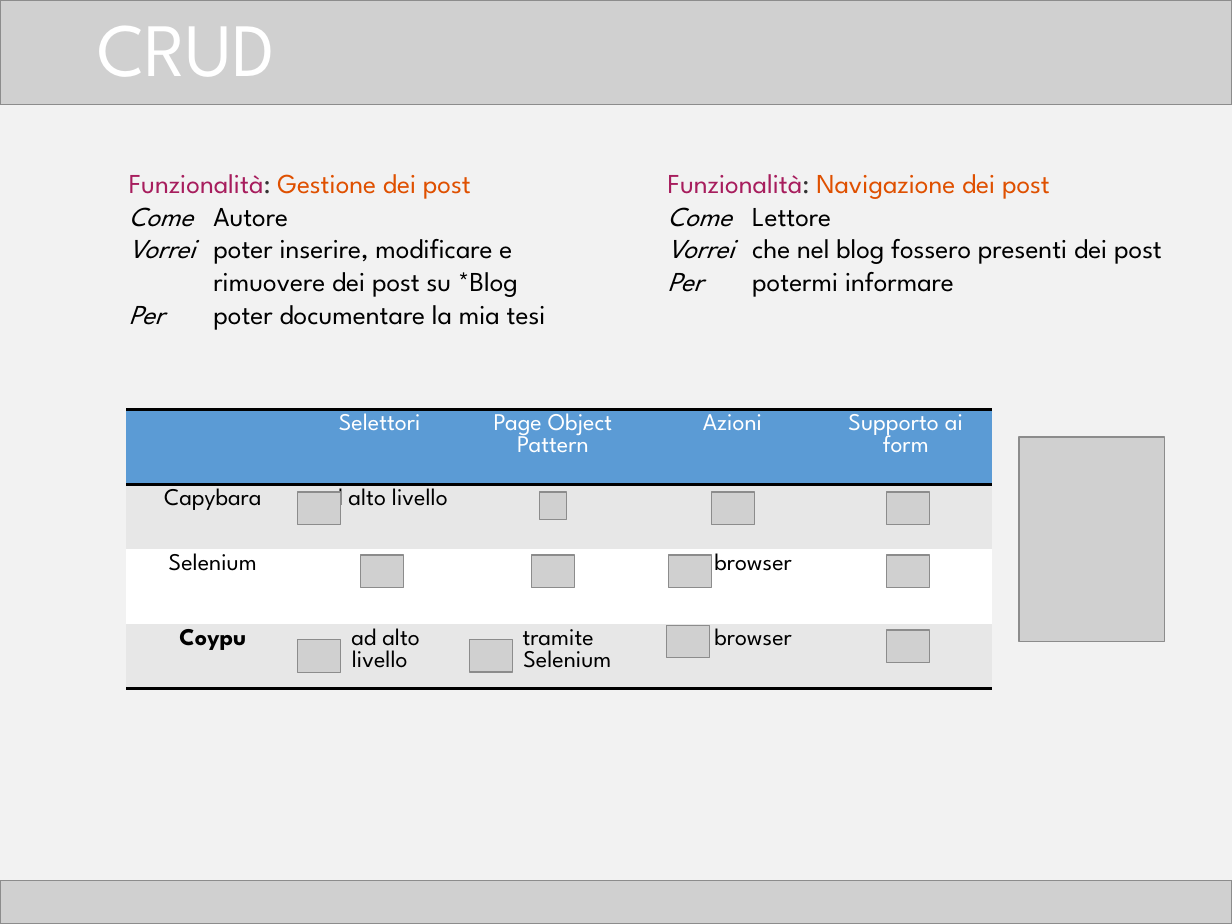
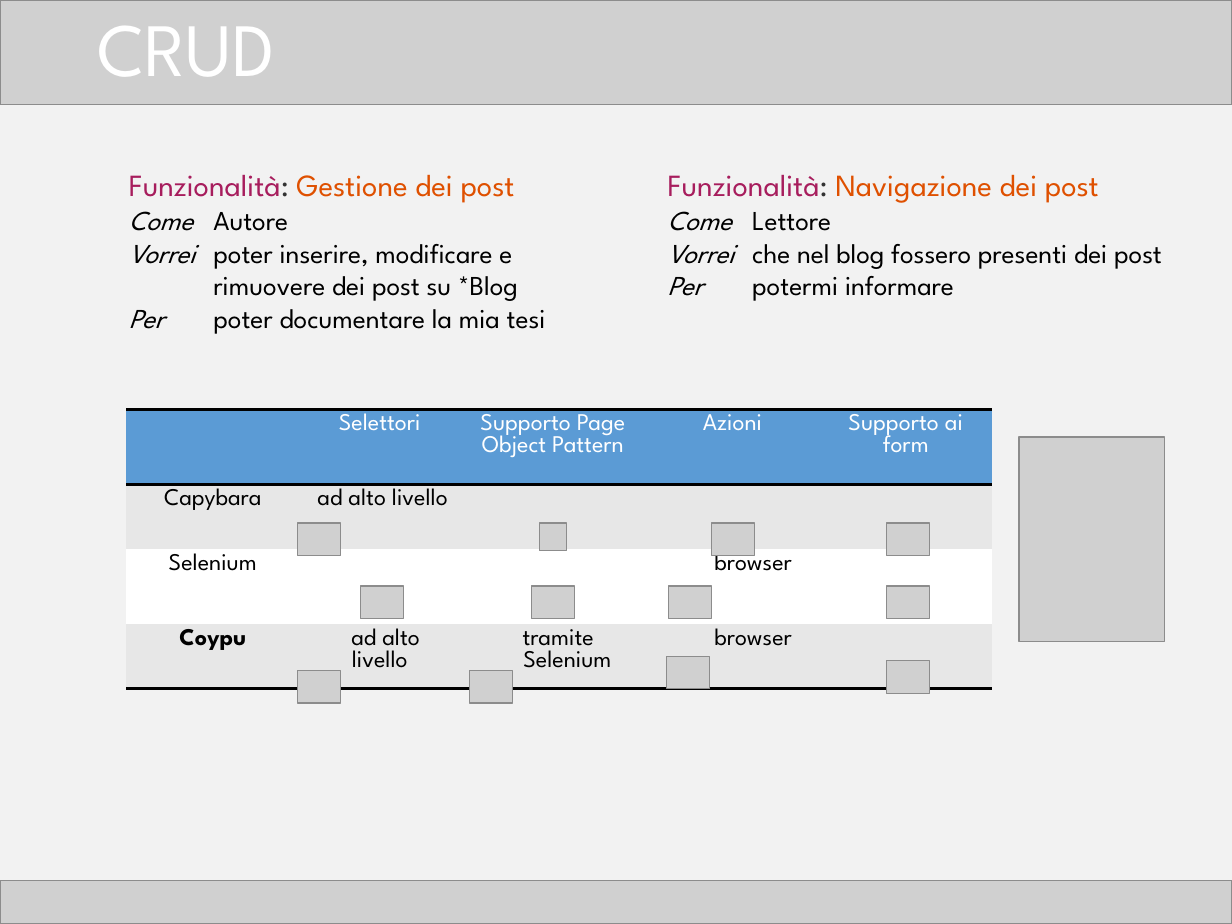
Before and after one commit to TTia/xblog-thesis, a slide deck: slide 17 of Presentazione.pptx. Drawn at 1232x924 pixels with LibreOffice and Linux fonts; fonts in the diff are those of the drawing; grey boxes stand for pictures. Boxes give left, top, right and bottom in pixels: in the first picture for what was removed or moved away, otherwise in the second. Text is boxed around its words. In the diff, an @@ line names an element or a change of style, - is before the commit and + after.

Commit message:
Presentazione

```diff
--- a/Presentazione.pptx
+++ b/Presentazione.pptx
@@ text at (129, 174, 515, 203): size 16 to 18 pt in "Funzionalità: Gestione dei post" @@
@@ text at (668, 174, 1099, 203): size 16 to 18 pt in "Funzionalità: Navigazione dei post" @@
@@ table at (126, 409, 993, 713) @@
-row 1, column 3: Page Object Pattern
+row 1, column 3: Supporto Page Object Pattern
-row 2, column 3: x
+row 2, column 3: 
@@ 12 pictures: place and size @@
-12 pictures at (298, 492, 929, 671)
+12 pictures at (298, 522, 929, 702)
```
Also in this commit, not shown: 13 other slides changed.
